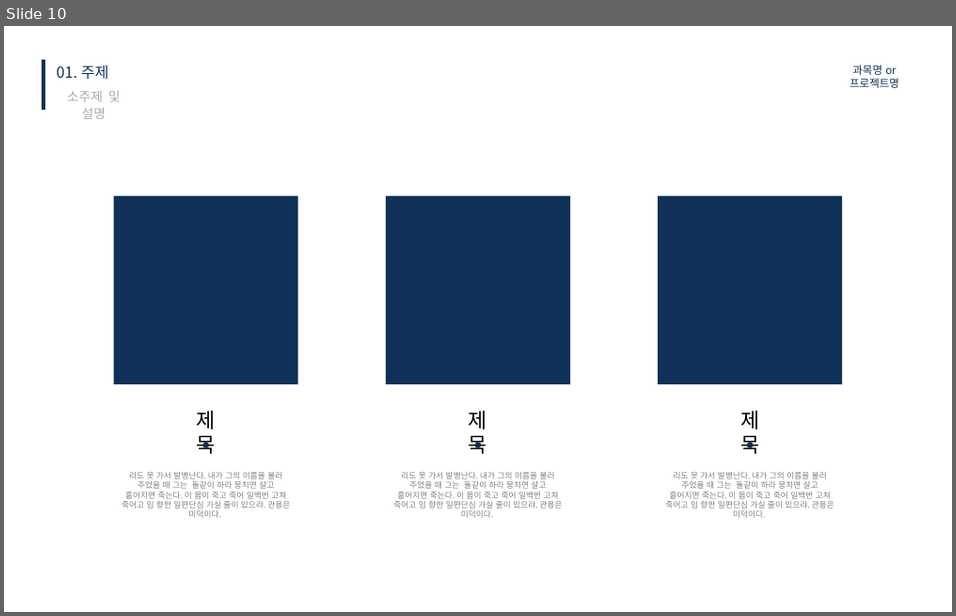
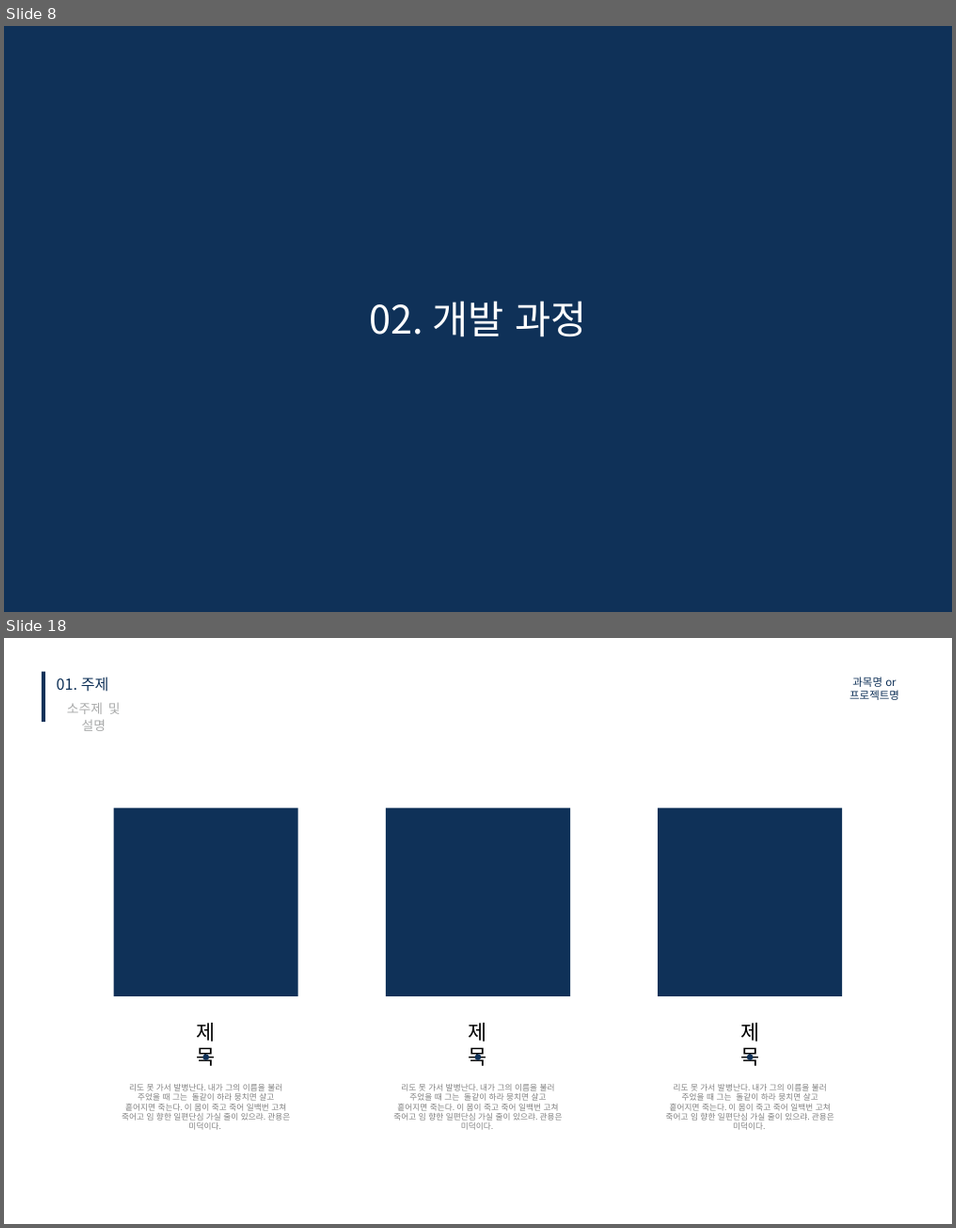
Before and after one commit to kimkyowon/Capstone_Design, a slide deck: 1.PrecisionLandingModule/1.ReasearchNote/FinalReport/캡스톤디자인 최종 발표 ICT융합학부 2018045323 김교원.pptx. Shown one above the other, each under a label of ours: slide 10 before the commit, slides 8 and 18 after it; the slides between them are not shown. The pictures are 956x616 and 956x1228 pixels, drawn with LibreOffice and Linux fonts; fonts in the diff are those of the drawing. Boxes give left, top, right and bottom in pixels: in the first picture for what was removed or moved away, otherwise in the second. Text is boxed around its words. In the diff, an @@ line names an element or a change of style, - is before the commit and + after.

```diff
--- a/1.PrecisionLandingModule/1.ReasearchNote/FinalReport/캡스톤디자인 최종 발표 ICT융합학부 2018045323 김교원.pptx
+++ b/1.PrecisionLandingModule/1.ReasearchNote/FinalReport/캡스톤디자인 최종 발표 ICT융합학부 2018045323 김교원.pptx
@@ slide 8 added at (x1=4, y1=26, x2=952, y2=612), background #FFFFFF @@
@@ rectangle added at (x1=4, y1=26, x2=952, y2=612), fill #0F3158 @@
@@ text added at (x1=370, y1=300, x2=586, y2=337), 36 pt, text #FFFFFF @@
+02. 개발 과정
@@ what was slide 10 is now slide 18 @@
```
Also in this commit, not shown: 2 slides changed, 11 other slides added, 5 slides removed, 3 other files.
